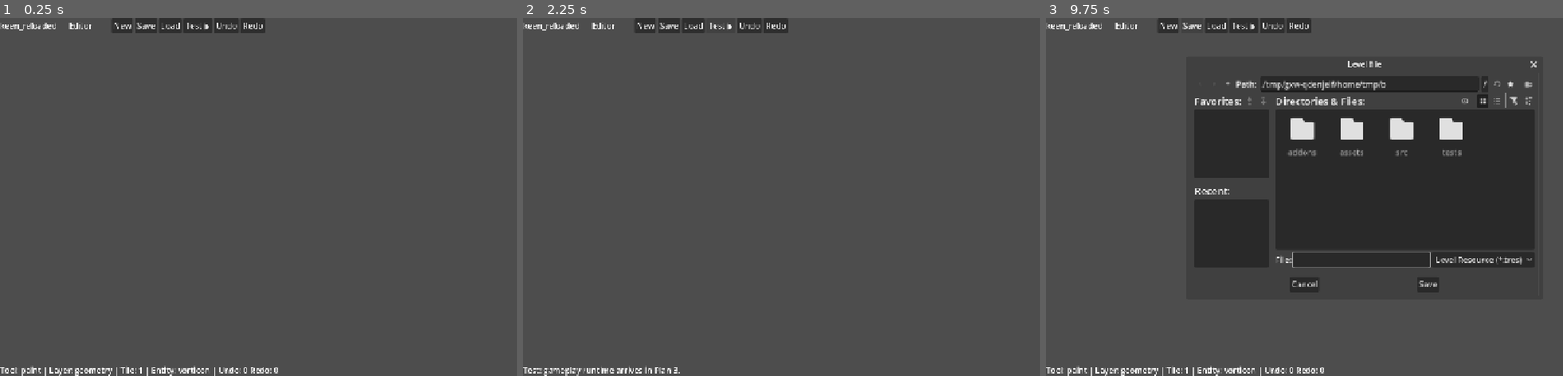
Above: before the commit, frames 1-3 (left to right).
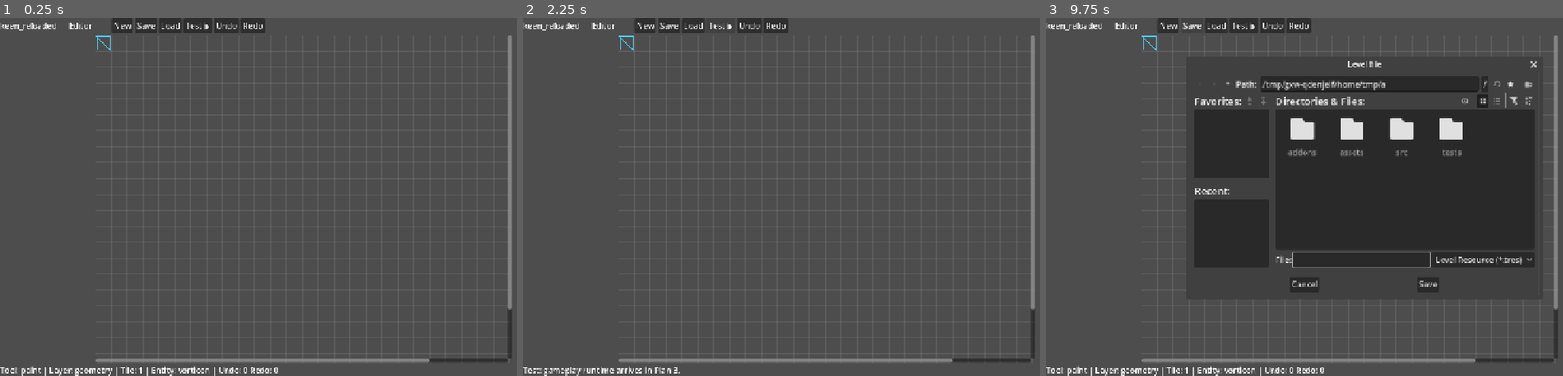
Above: after the commit, the same moments.

Repository: ehowe/keen_reloaded
Game: Godot game, scene res://src/editor/level_editor.tscn
Two runs of this game, one before a commit and one after it. Both use one fixed random seed, a clock stepped at 60 frames per second and the inputs below. This scene is started directly instead of the project's main scene.
Inputs:
- Up to frame 1 (0.25 s): no input
- Up to frame 2 (2.25 s): click "New" at 0.5 s; click "New" at 1.25 s; click "Test ▶" at 2 s
- Up to frame 3 (9.75 s): click "Undo" at 2.75 s; click "Redo" at 3.5 s; click "Test ▶" at 4.25 s; click "Undo" at 5 s; click "Redo" at 5.75 s; click "New" at 6.5 s; click "Test ▶" at 7.25 s; click "Undo" at 8 s; click "Redo" at 8.75 s; click "Save" at 9.5 s

The runs differ from the first frame. In frame 1, 2.1% of the frame differs, in the area x 18-100%, y 4-97%; in frame 2, 2.1%; in frame 3, 1.7%.

Commit message:
feat: add editor canvas with tile drawing, painting, zoom

Diff:
--- a/src/editor/canvas_editor.gd
+++ b/src/editor/canvas_editor.gd
@@ -1,5 +1,149 @@
 class_name CanvasEditor
 extends Control
+## Editable tile canvas for the level editor. Renders tiles via _draw() (colored
+## cells) and translates mouse input into editor commands via the LevelEditor.
+
 var editor: LevelEditor
+
+var zoom: float = 2.0
+var _last_cell: Vector2i = Vector2i(-1, -1)
+
+
+func _level() -> LevelData:
+	return editor.level
+
+
+func _tile_size() -> int:
+	return _level().tile_size
+
+
+func _cell_size() -> float:
+	return float(_tile_size()) * zoom
+
+
 func refresh(_e: LevelEditor) -> void:
-	pass
+	var w := _level().width * _cell_size()
+	var h := _level().height * _cell_size()
+	# Only relayout when the canvas size actually changed (painting doesn't).
+	if custom_minimum_size != Vector2(w, h):
+		custom_minimum_size = Vector2(w, h)
+	queue_redraw()
+
+
+func _draw() -> void:
+	if _level() == null:
+		return
+	var cs := _cell_size()
+	var tint_bg := EditorColors.layer_tint(LevelData.LAYER_BACKGROUND)
+	var tint_fg := EditorColors.layer_tint(LevelData.LAYER_FOREGROUND)
+	var tint_geo := EditorColors.layer_tint(LevelData.LAYER_GEOMETRY)
+
+	_layer_pass(LevelData.LAYER_BACKGROUND, cs, tint_bg)
+	_layer_pass(LevelData.LAYER_FOREGROUND, cs, tint_fg)
+	_layer_pass(LevelData.LAYER_GEOMETRY, cs, tint_geo)
+
+	# grid
+	var grid := Color(1, 1, 1, 0.08)
+	for x in range(_level().width + 1):
+		draw_line(Vector2(x * cs, 0), Vector2(x * cs, _level().height * cs), grid)
+	for y in range(_level().height + 1):
+		draw_line(Vector2(0, y * cs), Vector2(_level().width * cs, y * cs), grid)
+
+	# entities
+	for e in _level().entities:
+		var rect := Rect2(e.x * cs + 2, e.y * cs + 2, cs - 4, cs - 4)
+		draw_rect(rect, Color(1, 0.4, 0.2, 0.9), false, 2.0)
+		draw_string(get_theme_default_font(), rect.position + Vector2(2, 12), e.type, HORIZONTAL_ALIGNMENT_LEFT, -1, 8, Color(1, 1, 1, 0.9))
+
+	# selection highlight
+	if editor.selected_entity_index >= 0 and editor.selected_entity_index < _level().entities.size():
+		var se: EntityDef = _level().entities[editor.selected_entity_index]
+		draw_rect(Rect2(se.x * cs, se.y * cs, cs, cs), Color(1, 1, 0.4, 1.0), false, 2.0)
+
+	# player spawn
+	var ps := _level().player_spawn
+	var psz := Vector2(ps.x * cs, ps.y * cs)
+	draw_rect(Rect2(psz.x + 3, psz.y + 3, cs - 6, cs - 6), Color(0.3, 0.8, 1, 1), false, 2.0)
+	draw_line(psz, psz + Vector2(cs, cs), Color(0.3, 0.8, 1, 1), 1.5)
+
+
+func _layer_pass(layer: String, cs: float, tint: Color) -> void:
+	for y in range(_level().height):
+		for x in range(_level().width):
+			var id := _level().get_tile(layer, x, y)
+			if id <= 0:
+				continue
+			draw_rect(Rect2(x * cs, y * cs, cs, cs), EditorColors.tile_color(id) * tint, true)
+
+
+func _gui_input(event: InputEvent) -> void:
+	if _level() == null:
+		return
+	if event is InputEventMouseButton:
+		var mb: InputEventMouseButton = event
+		var cell := _mouse_to_cell(mb.position)
+		match mb.button_index:
+			MOUSE_BUTTON_WHEEL_UP:
+				if mb.pressed:
+					_set_zoom(zoom * 1.25)
+					accept_event()
+			MOUSE_BUTTON_WHEEL_DOWN:
+				if mb.pressed:
+					_set_zoom(zoom / 1.25)
+					accept_event()
+			MOUSE_BUTTON_LEFT:
+				if mb.pressed:
+					_on_left_down(cell)
+				else:
+					_on_left_up()
+				accept_event()
+			# Right-click intentionally ignored: erasing is done with the Eraser
+			# tool so it is properly undoable and doesn't mutate the active tool.
+	elif event is InputEventMouseMotion:
+		var mm: InputEventMouseMotion = event
+		var cell := _mouse_to_cell(mm.position)
+		if cell != _last_cell:
+			editor._set_status(_status_at(cell))
+		if Input.is_mouse_button_pressed(MOUSE_BUTTON_LEFT):
+			if editor.active_tool == "paint" or editor.active_tool == "erase":
+				editor.stroke_to(cell)
+		_last_cell = cell
+
+
+func _on_left_down(cell: Vector2i) -> void:
+	_last_cell = cell
+	match editor.active_tool:
+		"select":
+			editor.select_entity(editor.entity_at_cell(cell))
+		"entity":
+			if editor.selected_entity_type == "player_spawn":
+				editor.edit_at_cell(cell)
+			else:
+				editor.select_entity(editor.entity_at_cell(cell))
+				if editor.selected_entity_index < 0:
+					editor.edit_at_cell(cell)
+		"paint", "erase":
+			editor.begin_stroke()
+			editor.stroke_to(cell)
+		"fill":
+			editor.edit_at_cell(cell)
+
+
+func _on_left_up() -> void:
+	editor.end_stroke()
+
+
+func _mouse_to_cell(p: Vector2) -> Vector2i:
+	var cs := _cell_size()
+	if cs <= 0:
+		return Vector2i(-1, -1)
+	return Vector2i(int(p.x / cs), int(p.y / cs))
+
+
+func _set_zoom(z: float) -> void:
+	zoom = clampf(z, 0.25, 8.0)
+	refresh(editor)
+
+
+func _status_at(cell: Vector2i) -> String:
+	return "(%d, %d) | Tool: %s | Layer: %s" % [cell.x, cell.y, editor.active_tool, editor.active_layer]
